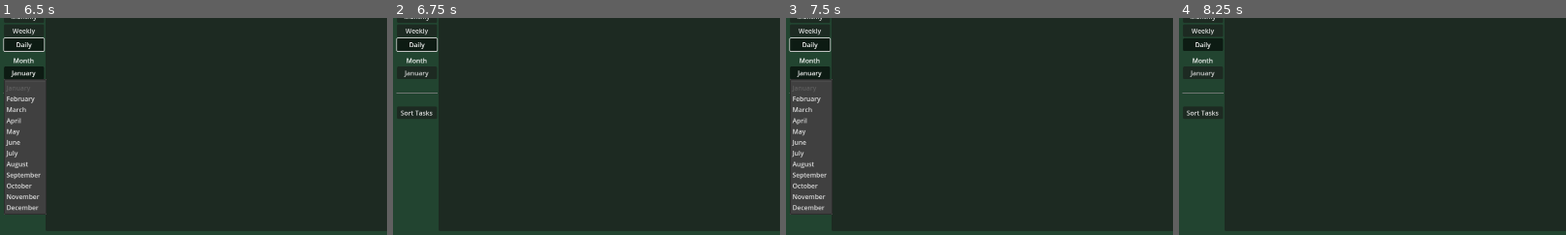
Above: before the commit, frames 1-4 (left to right).
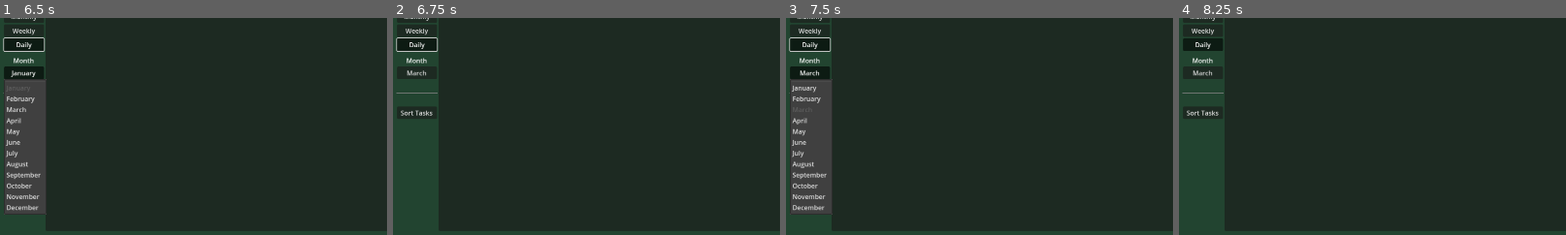
Above: after the commit, the same moments.

Repository: Phoenix-Greenleaf/GG-Household-Helper
Game: Godot game, scene res://scenes/main_menu.tscn
Two runs of this game, one before a commit and one after it. Both use one fixed random seed, a clock stepped at 60 frames per second and the inputs below.
Inputs:
- Up to frame 1 (6.5 s): click "Continue" at 0.5 s; click "Info Mode" at 1.25 s; click "Checkbox Mode" at 2 s; click "Yearly" at 2.75 s; click "Monthly" at 3.5 s; click "Weekly" at 4.25 s; click "Daily" at 5 s; click "January" at 5.75 s
- Up to frame 2 (6.75 s): click "Sort Tasks" at 6.5 s
- Up to frame 3 (7.5 s): click "January" (after the commit: "March") at 7.25 s
- Up to frame 4 (8.25 s): click "Add Task" at 8 s
The pictures show only the part of the screen within x 0-50%, y 50-100%; the shares and areas given below are measured in that part.

Frame 1 is identical in both runs. In frame 2, less than 0.1% of the frame differs, in the area x 2-10%, y 24-28%; in frame 3, 0.2%, in the area x 1-10%, y 24-44%; in frame 4, less than 0.1%.

Commit message:
Improved and decoupled Editor state buttons
I liked the button_message function so much I want to use it everywhere, so instead of pasting it the third time I moved it to global-autoload! I was about to pass a new parameter for Parent node when I realized it mattered not for the throw away timer. So I let the existing button parameter be the parent. The switch / toggle buttons of Editor are now in the editor.gd and save states to global.  Less parameter relays. Improved switchers' output messages.

Diff:
--- a/data/data_global.gd
+++ b/data/data_global.gd
@@ -48,7 +48,6 @@
 	MAX_PRIORITY_OVERRIDE,
 }
 
-
 var user_profiles: Array = [
 	["Default", Color(1, 1, 0)],
 	["Test 1", Color(0, 1, 0)],
@@ -57,8 +56,30 @@
 	["Test Four", Color(1, 0, 1)],
 ]
 
+var editor_modes: Dictionary = {"Checkbox": 0, "Info": 1}
+
+var current_profile_data #waiting on that data/type
+var current_tasksheet_data : TaskSpreadsheetData
+
 var current_checkbox_state: int = Checkbox.COMPLETED
 var current_checkbox_profile: Array = user_profiles[1]
 
-var current_profile_data #waiting on that data/type
-var current_tasksheet_data : TaskSpreadsheetData
+var current_toggled_section : Section = Section.YEARLY
+var current_toggled_month : String = "January"
+var current_toggled_mode : int = editor_modes["Checkbox"]
+
+
+
+
+
+func button_based_message(target: Button, message: String, time: int = 2) -> void:
+	var original_text = target.text
+	target.text = message
+	var timer := Timer.new()
+	target.add_child(timer)
+	timer.wait_time = time
+	timer.one_shot = true
+	timer.start()
+	await timer.timeout
+	timer.queue_free()
+	target.text = original_text
--- a/gui/data_manager/data_manager.gd
+++ b/gui/data_manager/data_manager.gd
@@ -123,34 +123,21 @@
 func _on_task_accept_button_pressed() -> void:
 	if not task_data_title_line_edit.text:
 		printerr("Task needs title, not accepted")
-		button_based_message(task_accept_button, "Title Needed!")
+		DataGlobal.button_based_message(task_accept_button, "Title Needed!")
 		return
 	create_tasksheet_data_and_save()
 	task_field_reset()
 	show_new_task_button()
 
 
-func button_based_message(target: Button, message: String, time: int = 2) -> void:
-	var original_text = target.text
-	target.text = message
-	var timer := Timer.new()
-	add_child(timer)
-	timer.wait_time = time
-	timer.one_shot
-	timer.start()
-	await timer.timeout
-	timer.queue_free()
-	target.text = original_text
-
-
 func create_tasksheet_data_and_save() -> void:
 	var tasksheet_year := int(task_data_year_spinbox.value)
 	var tasksheet_name: String = task_data_title_line_edit.text
-	tasksheet_name = tasksheet_name.to_snake_case() #not this time
 	var tasksheet_data = TaskSpreadsheetData.new()
 	tasksheet_data.spreadsheet_year = tasksheet_year
 	tasksheet_data.spreadsheet_title = tasksheet_name
-	var tasksheet_save_name = tasksheet_name + "_" + str(tasksheet_year)
+	var tasksheet_snake_name = tasksheet_name.to_snake_case() #now in the right spot
+	var tasksheet_save_name = tasksheet_snake_name + "_" + str(tasksheet_year)
 	var filepath: String = tasksheet_folder + tasksheet_save_name + ".res"
 	prints("Filepath for save:", filepath)
 	directory_check(tasksheet_folder)
--- a/gui/task_spreadsheet/task_spreadsheet_grid_container.gd
+++ b/gui/task_spreadsheet/task_spreadsheet_grid_container.gd
@@ -30,19 +30,6 @@
 
 func test_spreadsheet_initialization() -> void:
 	pass
-
-
-func button_based_message(target: Button, message: String, time: int = 2) -> void:
-	var original_text = target.text
-	target.text = message
-	var timer := Timer.new()
-	add_child(timer)
-	timer.wait_time = time
-	timer.one_shot
-	timer.start()
-	await timer.timeout
-	timer.queue_free()
-	target.text = original_text
 
 
 func update_grid_spreadsheet() -> void:
@@ -89,8 +76,14 @@
 
 func _on_accept_new_task_button_pressed() -> void:
 	if not task_title_line_edit.text:
-		button_based_message(accept_new_task_button, "Title Needed!")
+		DataGlobal.button_based_message(accept_new_task_button, "Title Needed!")
 		return
+
+	var new_task_title = task_title_line_edit.text
+	var new_task_group = "None"
+	if task_group_line_edit.text:
+		new_task_group = task_group_line_edit.text
+	var new_task_section
 
 	#create new task
 	#use current sections as defaults
--- a/scenes/editor.gd
+++ b/scenes/editor.gd
@@ -5,25 +5,27 @@
 @onready var data_manager_center: CenterContainer = $DataManagerCenter
 @onready var current_save_label: Label = %CurrentSaveLabel
 @onready var task_spreadsheet_grid_container: GridContainer = %TaskSpreadsheetGridContainer
-@onready var create_new_task_button: Button = %CreateNewTaskButton
-
-
+@onready var month_selection_menu_button: MenuButton = %MonthSelectionMenu
+@onready var month_selection_menu_popup := month_selection_menu_button.get_popup()
+
+
+var last_toggled_month : int = 1
 
 var Weekday : Array = ["Sunday", "Monday", "Tuesday", "Wednesday", "Thursday", "Friday", "Saturday"]
 var Month : Array = ["Month Index", "January", "February", "March", "April", "May", "June", "July",
 		"August", "September", "October", "November", "December"]
 
 
+
 func _ready() -> void:
 	connect_menu_button_popup()
+	connect_month_menu()
 	connect_data_manager()
 	connect_other_signal_bus()
 	set_current_date_label()
 	print_ready()
 	if DataGlobal.current_tasksheet_data:
 		update_current_tasksheet()
-
-
 
 
 func connect_data_manager() -> void:
@@ -40,16 +42,19 @@
 	var current_label:= "Today: " + current_weekday + current_day + current_month + current_year
 	current_date_label.set_text(current_label)
 
+
 func connect_menu_button_popup() -> void:
 	var popup:= menu_button.get_popup()
 	popup.connect("id_pressed", menu_button_actions)
 
+
 func connect_other_signal_bus() -> void:
 	SignalBus._on_current_tasksheet_data_changed.connect(update_current_tasksheet)
 
 
 func print_ready() -> void:
 	print("========= Editor Scene Ready! =========")
+
 
 func menu_button_actions(id: int) -> void:
 	match id:
@@ -64,8 +69,10 @@
 		5:
 			data_manager_center.visible = true
 
+
 func close_data_manager_popup() -> void:
 	data_manager_center.visible = false
+
 
 func update_current_tasksheet() -> void:
 	update_current_tasksheet_label()
@@ -81,3 +88,135 @@
 
 func update_tasksheet_grid() -> void:
 	pass
+
+func switch_sections() -> void:
+
+
+
+
+
+	pass
+
+
+func section_enum_to_string() -> String:
+	var section_enum: int = DataGlobal.current_toggled_section
+	var section_keys: Array = DataGlobal.Section.keys()
+	var current_section_key: String = section_keys[section_enum]
+	return current_section_key.capitalize()
+
+
+
+
+
+func connect_month_menu() -> void:
+	month_selection_menu_popup.connect("id_pressed", month_menu_button_actions)
+
+func month_menu_button_actions(id: int) -> void:
+	var new_month : String = Month[id]
+	var old_month : String = Month[last_toggled_month]
+	prints("Switching from", old_month, "to", new_month)
+	match id:
+		1:
+			month_menu_switch(1, "January")
+		2:
+			month_menu_switch(2, "February")
+		3:
+			month_menu_switch(3, "March")
+		4:
+			month_menu_switch(4, "April")
+		5:
+			month_menu_switch(5, "May")
+		6:
+			month_menu_switch(6, "June")
+		7:
+			month_menu_switch(7, "July")
+		8:
+			month_menu_switch(8, "August")
+		9:
+			month_menu_switch(9, "September")
+		10:
+			month_menu_switch(10, "October")
+		11:
+			month_menu_switch(11, "November")
+		12:
+			month_menu_switch(12, "December")
+	switch_sections()
+
+
+func month_menu_switch(passed_id: int, month_text: String) -> void:
+			month_selection_menu_button.text = month_text
+			month_selection_menu_popup.set_item_disabled(passed_id, true)
+			DataGlobal.current_toggled_month =  month_text
+			month_selection_menu_popup.set_item_disabled(last_toggled_month, false)
+			last_toggled_month = passed_id
+
+
+
+
+
+
+func _on_yearly_button_toggled(button_pressed: bool) -> void:
+	if (button_pressed): #check to see if this toggle/if statement is needed
+		if DataGlobal.current_toggled_section != DataGlobal.Section.YEARLY:
+			DataGlobal.current_toggled_section = DataGlobal.Section.YEARLY
+			switch_sections()
+			prints("Yearly Section Toggled")
+		else:
+			prints("Yearly Section ALREADY TOGGLED")
+
+
+func _on_monthly_button_toggled(button_pressed: bool) -> void:
+	if (button_pressed):
+		if DataGlobal.current_toggled_section != DataGlobal.Section.MONTHLY:
+			DataGlobal.current_toggled_section = DataGlobal.Section.MONTHLY
+			switch_sections()
+			prints("Monthly Section Toggled")
+		else:
+			prints("Monthly Section ALREADY TOGGLED")
+
+
+func _on_weekly_button_toggled(button_pressed: bool) -> void:
+	if (button_pressed):
+		if DataGlobal.current_toggled_section != DataGlobal.Section.WEEKLY:
+			DataGlobal.current_toggled_section = DataGlobal.Section.WEEKLY
+			switch_sections()
+			prints("Weekly Section Toggled")
+		else:
+			prints("Weekly Section ALREADY TOGGLED")
+
+
+func _on_daily_button_toggled(button_pressed: bool) -> void:
+	if (button_pressed):
+		if DataGlobal.current_toggled_section != DataGlobal.Section.DAILY:
+			DataGlobal.current_toggled_section = DataGlobal.Section.DAILY
+			switch_sections()
+			prints("Daily Section Toggled")
+		else:
+			prints("Daily Section ALREADY TOGGLED")
+
+
+func _on_checkbox_mode_button_toggled(button_pressed: bool) -> void:
+	if (button_pressed):
+		if DataGlobal.current_toggled_mode != DataGlobal.editor_modes["Checkbox"]:
+			DataGlobal.current_toggled_mode = DataGlobal.editor_modes["Checkbox"]
+			activate_checkbox_mode()
+			prints("Checkbox Mode toggled")
+		else:
+			prints("Checkbox Mode ALREADY TOGGLED")
+
+
+func _on_info_mode_button_toggled(button_pressed: bool) -> void:
+	if (button_pressed):
+		if DataGlobal.current_toggled_mode != DataGlobal.editor_modes["Info"]:
+			DataGlobal.current_toggled_mode = DataGlobal.editor_modes["Info"]
+			activate_info_mode()
+			prints("Info Mode toggled")
+		else:
+			prints("Info Mode ALREADY TOGGLED")
+
+func activate_checkbox_mode() -> void:
+	pass
+
+
+func activate_info_mode() -> void:
+	pass
--- a/scenes/editor.tscn
+++ b/scenes/editor.tscn
@@ -148,6 +148,7 @@
 horizontal_alignment = 1
 
 [node name="MonthSelectionMenu" type="MenuButton" parent="MainMargin/MainHBox/SideMenuVBox"]
+unique_name_in_owner = true
 layout_mode = 2
 text = "January"
 flat = false
@@ -317,6 +318,12 @@
 [node name="DataManager" parent="DataManagerCenter" instance=ExtResource("7_io7f7")]
 layout_mode = 2
 
+[connection signal="toggled" from="MainMargin/MainHBox/SideMenuVBox/InfoModeButton" to="." method="_on_info_mode_button_toggled"]
+[connection signal="toggled" from="MainMargin/MainHBox/SideMenuVBox/CheckboxModeButton" to="." method="_on_checkbox_mode_button_toggled"]
+[connection signal="toggled" from="MainMargin/MainHBox/SideMenuVBox/YearlyButton" to="." method="_on_yearly_button_toggled"]
+[connection signal="toggled" from="MainMargin/MainHBox/SideMenuVBox/MonthlyButton" to="." method="_on_monthly_button_toggled"]
+[connection signal="toggled" from="MainMargin/MainHBox/SideMenuVBox/WeeklyButton" to="." method="_on_weekly_button_toggled"]
+[connection signal="toggled" from="MainMargin/MainHBox/SideMenuVBox/DailyButton" to="." method="_on_daily_button_toggled"]
 [connection signal="pressed" from="MainMargin/MainHBox/SideMenuVBox/SortTasksButton" to="MainMargin/MainHBox/NonSideVBox/PanelContainer/ScrollContainer/TaskSpreadsheetGridContainer" method="_on_sort_tasks_button_pressed"]
 [connection signal="pressed" from="MainMargin/MainHBox/NonSideVBox/PanelContainer/ScrollContainer/TaskSpreadsheetGridContainer/TaskAddPanel/HBox/AddTaskButton" to="MainMargin/MainHBox/NonSideVBox/PanelContainer/ScrollContainer/TaskSpreadsheetGridContainer" method="_on_add_task_button_pressed"]
 [connection signal="item_selected" from="MainMargin/MainHBox/NonSideVBox/PanelContainer/ScrollContainer/TaskSpreadsheet …(201 unchanged characters)…
